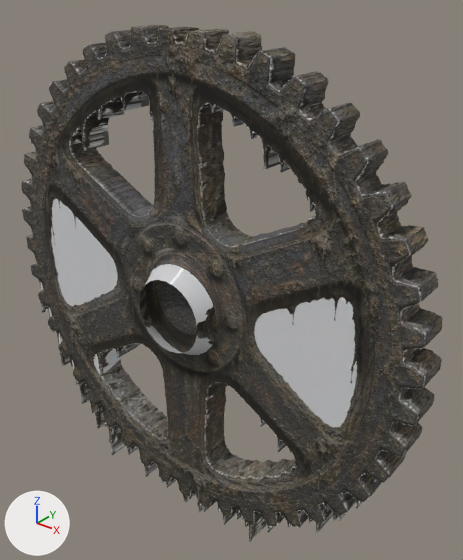
A saved change to the glTF model public/assets/models/wasteland/scablands/sea-works.glb.
Both versions are drawn from a camera (50 mm lens) standing at (5.56, -6.01, 4.34) and looking at (0.42, 0.41, 0.36). Every picture has the same lights, and +X, +Y and +Z are marked at lower left. The first picture is the older version. Mesh edges are drawn as thin lines on the coarser meshes. Where no turn or scale is listed for an object, it has been applied to the vertices.

Names of what the first picture shows: 'old-gear'.
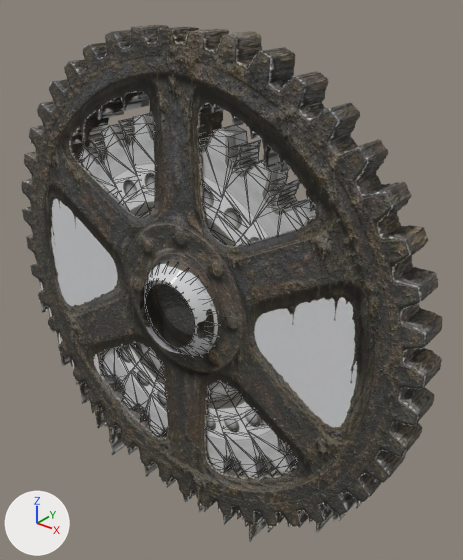
Commit message: Add sea works segmented gear casting

The change in detail:
Picture 'sea-gear-section' (img_sea_gear_section) is new.
Material 'Photo / sea-gear-section' (mat_photo___sea_gear_section) is new.
Its texture is img_sea_gear_section.
Its roughness is 0.9.
Mesh me_section_instance is new.
It has 120 vertices, 236 faces and spans x -0.35..0.33, y -0.18..0.18, z 0.0..2.71.
It uses material mat_photo___sea_gear_section (picture img_sea_gear_section).
Mesh me_gear_whole_hub is new.
It has 75 vertices, 96 faces and spans x -0.9..0.9, y -0.44..-0.05, z -0.9..0.9.
It uses material mat_photo___sea_gear_section (picture img_sea_gear_section).
Object 'gear-whole-section-24' (ob_gear_whole_section_24) is new; it shows me_section_instance.
Its parent is ob_sea_works.
Its location is (0.0, 0.0, 0.0).
Its rotation in degrees is (0, -15, 0).
Object 'gear-whole-section-23' (ob_gear_whole_section_23) is new; it shows me_section_instance.
Its parent is ob_sea_works.
Its location is (0.0, 0.0, 0.0).
Its rotation in degrees is (0, -30, 0).
Object 'gear-whole-section-22' (ob_gear_whole_section_22) is new; it shows me_section_instance.
Its parent is ob_sea_works.
Its location is (0.0, 0.0, 0.0).
Its rotation in degrees is (0, -45, 0).
Object 'gear-whole-section-16' (ob_gear_whole_section_16) is new; it shows me_section_instance.
Its parent is ob_sea_works.
Its location is (0.0, 0.0, 0.0).
Its rotation in degrees is (0, -135, 0).
Object 'gear-whole-section-15' (ob_gear_whole_section_15) is new; it shows me_section_instance.
Its parent is ob_sea_works.
Its location is (0.0, 0.0, 0.0).
Its rotation in degrees is (0, -150, 0).
Object 'gear-whole-section-14' (ob_gear_whole_section_14) is new; it shows me_section_instance.
Its parent is ob_sea_works.
Its location is (0.0, 0.0, 0.0).
Its rotation in degrees is (0, -165, 0).
Object 'gear-whole-section-12' (ob_gear_whole_section_12) is new; it shows me_section_instance.
Its parent is ob_sea_works.
Its location is (0.0, 0.0, 0.0).
Its rotation in degrees is (0, 165, 0).
Object 'gear-whole-section-11' (ob_gear_whole_section_11) is new; it shows me_section_instance.
Its parent is ob_sea_works.
Its location is (0.0, 0.0, 0.0).
Its rotation in degrees is (0, 150, 0).
Object 'gear-whole-section-10' (ob_gear_whole_section_10) is new; it shows me_section_instance.
Its parent is ob_sea_works.
Its location is (0.0, 0.0, 0.0).
Its rotation in degrees is (0, 135, 0).
Object 'gear-whole-section-04' (ob_gear_whole_section_04) is new; it shows me_section_instance.
Its parent is ob_sea_works.
Its location is (0.0, 0.0, 0.0).
Its rotation in degrees is (0, 45, 0).
Object 'gear-whole-section-03' (ob_gear_whole_section_03) is new; it shows me_section_instance.
Its parent is ob_sea_works.
Its location is (0.0, 0.0, 0.0).
Its rotation in degrees is (0, 30, 0).
Object 'gear-whole-section-02' (ob_gear_whole_section_02) is new; it shows me_section_instance.
Its parent is ob_sea_works.
Its location is (0.0, 0.0, 0.0).
Its rotation in degrees is (0, 15, 0).
Object 'gear-whole-hub' (ob_gear_whole_hub) is new; it shows me_gear_whole_hub.
Its location is (0.0, 0.0, 0.0).

Where the change shows, as pixel boxes [x1, y1, x2, y2] in the pictures (463 x 560 px):
'gear-whole-section-03', added: after [211, 140, 288, 246]
'gear-whole-section-02', added: after [201, 125, 248, 229]
'gear-whole-section-23', added: after [91, 124, 149, 216]
'gear-whole-section-11', added: after [209, 382, 277, 477]
'gear-whole-section-04', added: after [234, 180, 315, 246]
'gear-whole-section-24', added: after [119, 113, 155, 212]
'gear-whole-section-10', added: after [222, 383, 296, 473]
'gear-whole-section-15', added: after [120, 349, 161, 421]
'gear-whole-section-12', added: after [207, 394, 243, 476]
'gear-whole-section-16', added: after [102, 343, 149, 391]
'gear-whole-section-14', added: after [144, 367, 168, 436]
'gear-whole-hub', added: after [144, 263, 218, 356]
'gear-whole-section-22', added: after [79, 148, 127, 207]
